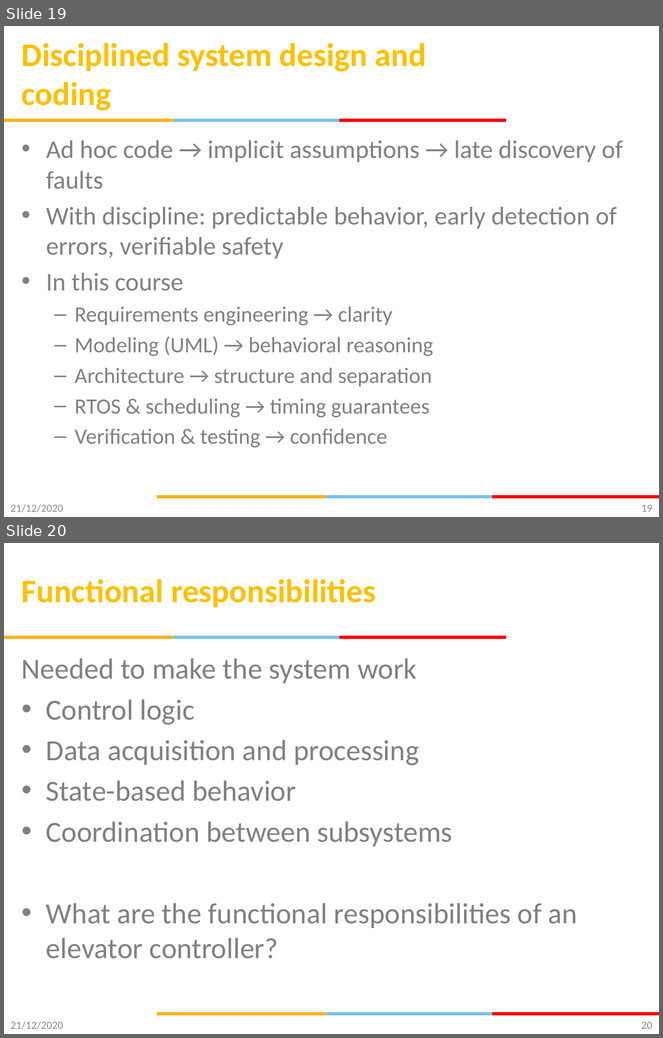
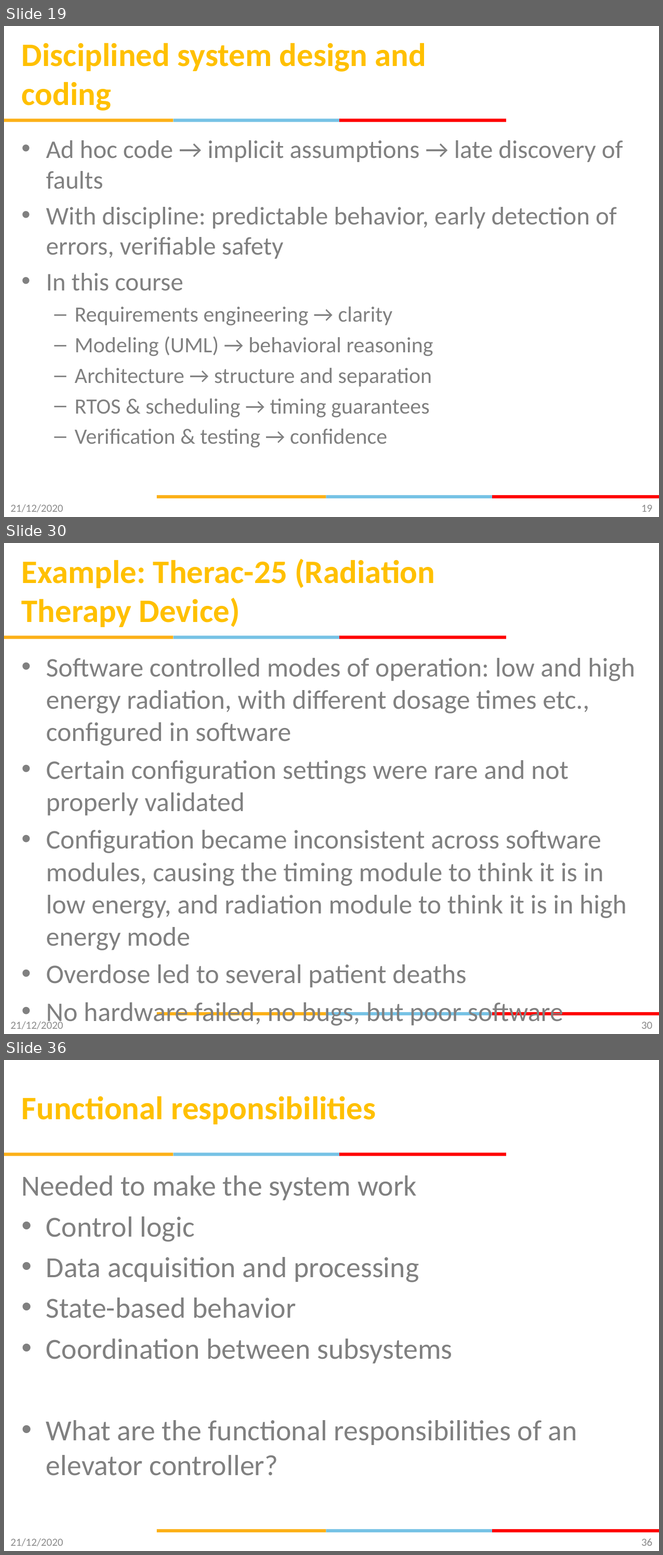
Before and after one commit to gsaurabhr-teaching/csg523-material, a slide deck: Lec-1-3-Intro.pptx. Shown one above the other, each under a label of ours: slides 19 and 20 before the commit, slides 19, 30 and 36 after it; the slides between them are not shown. The pictures are 663x1038 and 663x1555 pixels, drawn with LibreOffice and Linux fonts; fonts in the diff are those of the drawing; background and template pictures are left out. Boxes give left, top, right and bottom in pixels: in the first picture for what was removed or moved away, otherwise in the second. Text is boxed around its words. In the diff, an @@ line names an element or a change of style, - is before the commit and + after.

```diff
--- a/Lec-1-3-Intro.pptx
+++ b/Lec-1-3-Intro.pptx
@@ slide 30 added at [4, 543, 659, 1034], background #FFFFFF; not listed: 6 template elements that a slide beside it also shows @@
@@ title added at [22, 559, 435, 627], 36 pt, text #FFC000, bold @@
+Example: Therac-25 (Radiation Therapy Device)
@@ text added at [46, 658, 635, 1028], 29.6 pt, text #808080 @@
+• Software controlled modes of operation: low and high energy radiation, with different dosage times etc., configured in software
+• Certain configuration settings were rare and not properly validated
+• Configuration became inconsistent across software modules, causing the timing module to think it is in low energy, and radiation module to think it is in high energy mode
+• Overdose led to several patient deaths
+• No hardware failed, no bugs, but poor software
@@ text added at [11, 1020, 63, 1030], 12 pt, text #8C8C8C @@
+21/12/2020
@@ page number added at [642, 1022, 652, 1029], 12 pt, text #898989 @@
+30
@@ what was slide 20 is now slide 36 @@
@@ page number at [642, 1539, 652, 1546]: text changed @@
-20
+36
```
Also in this commit, not shown: 15 other slides added.
